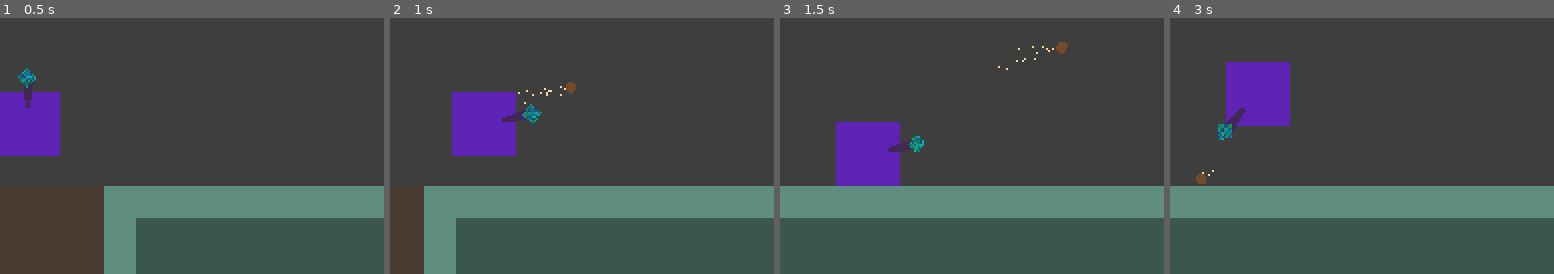
Above: before the commit, frames 1-4 (left to right).
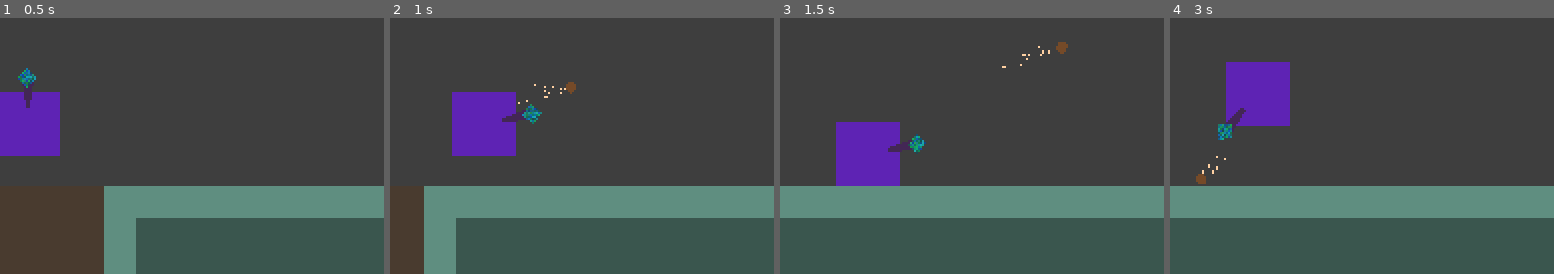
Above: after the commit, the same moments.

Repository: electricsheap/Amikz
Game: Godot game, scene res://scenes/Main.tscn
The game is run twice, just before and just after one commit, with the same random seed, the same clock (stepped at 60 frames per second) and the same inputs.
Inputs (mouse positions are % of the whole screen's width and height, from its top left):
- Up to frame 1 (0.5 s): no input
- Up to frame 2 (1 s): tap Enter at 0.5 s; move the mouse to (72, 45) at 0.52 s; hold D (game_right) from 0.53 s (still down); click (72, 45) at 0.67 s
- Up to frame 3 (1.5 s): move the mouse to (30, 55) at 1.27 s; release D (game_right) at 1.28 s; hold S (game_down) from 1.28 s (still down)
- Up to frame 4 (3 s): move the mouse to (60, 28) at 2.02 s; release S (game_down) at 2.03 s; hold D (game_right) 2.03-2.78 s; move the mouse to (45, 70) at 2.77 s; hold W (game_up) from 2.78 s (still down); click (45, 70) at 2.92 s
The pictures show only the part of the screen within x 46-96%, y 29-79%; the shares and areas given below are measured in that part.

Frame 1 is identical in both runs. In frame 2, less than 0.1% of the frame differs, in the area x 33-45%, y 25-34%; in frame 3, 0.1%, in the area x 56-72%, y 10-21%; in frame 4, less than 0.1%.

Commit message:
I made fireball better :))

Diff:
--- a/resources/scripts/Player.gd
+++ b/resources/scripts/Player.gd
@@ -19,7 +19,7 @@
 	var fire_ball = fire_ball_packed.instance()
 	fire_ball.position = position - dir.normalized() * 30
 	fire_ball.velocity = -dir.normalized() * 200
-	fire_ball.rotation = fire_ball.velocity.angle() - PI
+	fire_ball.rotation = (-dir).angle() - PI
 	get_parent().add_child(fire_ball)
 
 	staff.position = - dir.normalized() * 10
--- a/scenes/objects/FireBall.tscn
+++ b/scenes/objects/FireBall.tscn
@@ -240,7 +240,7 @@
 [node name="Particles2D" type="Particles2D" parent="."]
 z_index = -1
 amount = 16
-speed_scale = 4.0
+speed_scale = 8.0
 process_material = SubResource( 5 )
 
 [node name="Polygon2D" type="Polygon2D" parent="."]
